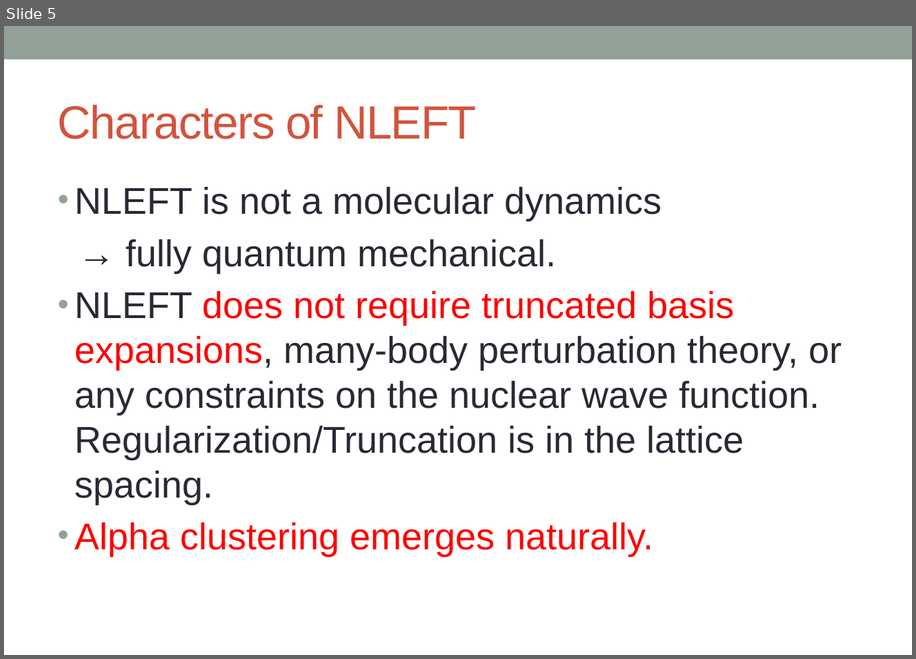
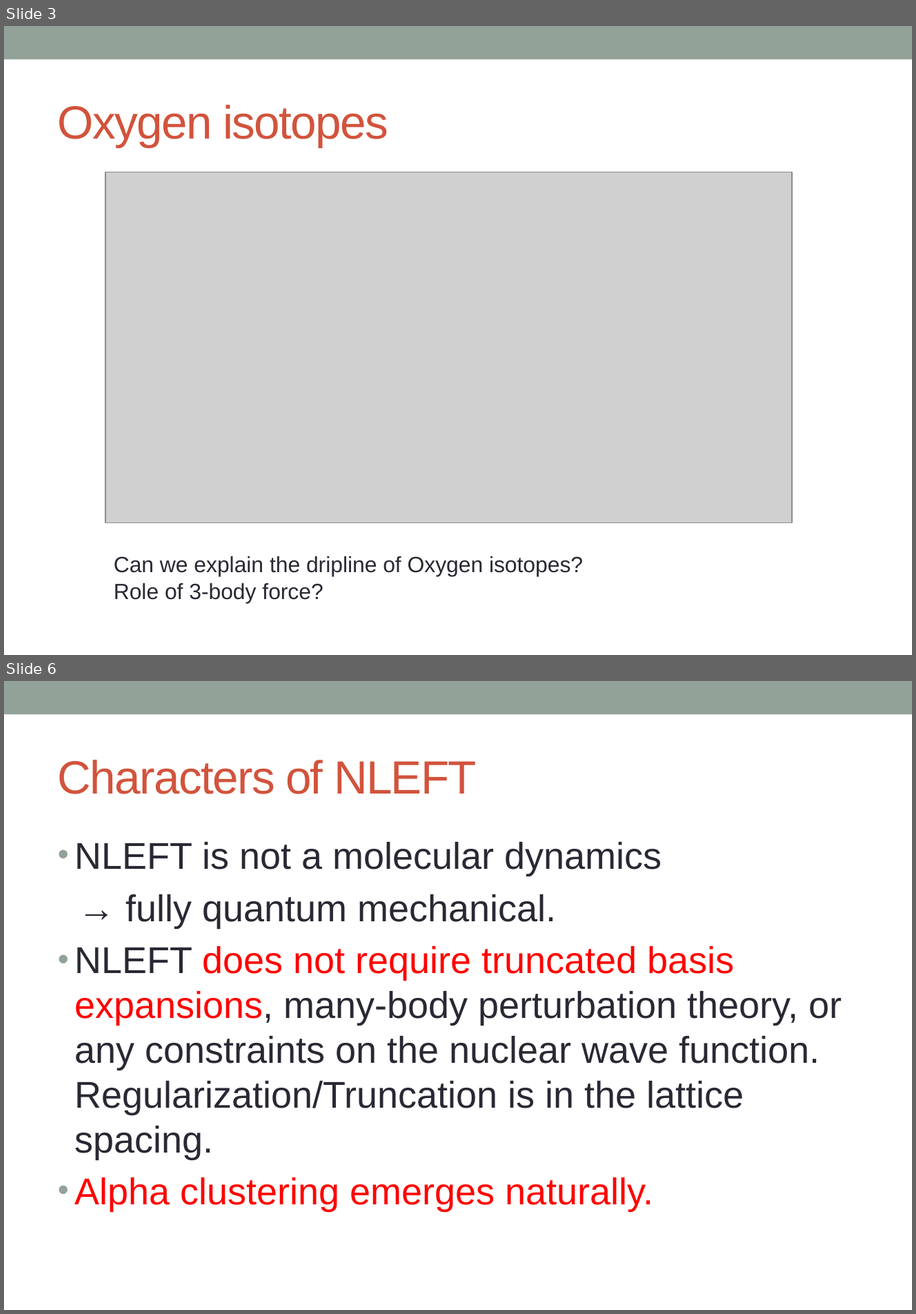
Before and after one commit to alphacentaury-github/NPSS2020, a slide deck: 20220411_KPS_송영호.pptx. Shown one above the other, each under a label of ours: slide 5 before the commit, slides 3 and 6 after it; the slides between them are not shown. The pictures are 916x659 and 916x1314 pixels, drawn with LibreOffice and Linux fonts; fonts in the diff are those of the drawing; grey boxes stand for pictures. Boxes give left, top, right and bottom in pixels: in the first picture for what was removed or moved away, otherwise in the second. Text is boxed around its words. In the diff, an @@ line names an element or a change of style, - is before the commit and + after.

```diff
--- a/20220411_KPS_송영호.pptx
+++ b/20220411_KPS_송영호.pptx
@@ slide 3 added at (4, 26, 912, 655), background #FFFFFF; not listed: 1 template element that a slide beside it also shows @@
@@ title added at (58, 105, 388, 147), 40 pt, text #D2533C @@
+Oxygen isotopes
@@ picture added at (105, 172, 792, 522) @@
@@ text added at (114, 556, 583, 603), 18.9 pt, text #292934 @@
+Can we explain the dripline of Oxygen isotopes?
+Role of 3-body force?
@@ what was slide 5 is now slide 6 @@
```
Also in this commit, not shown: 10 slides changed, 8 other slides added, 8 slides removed.
